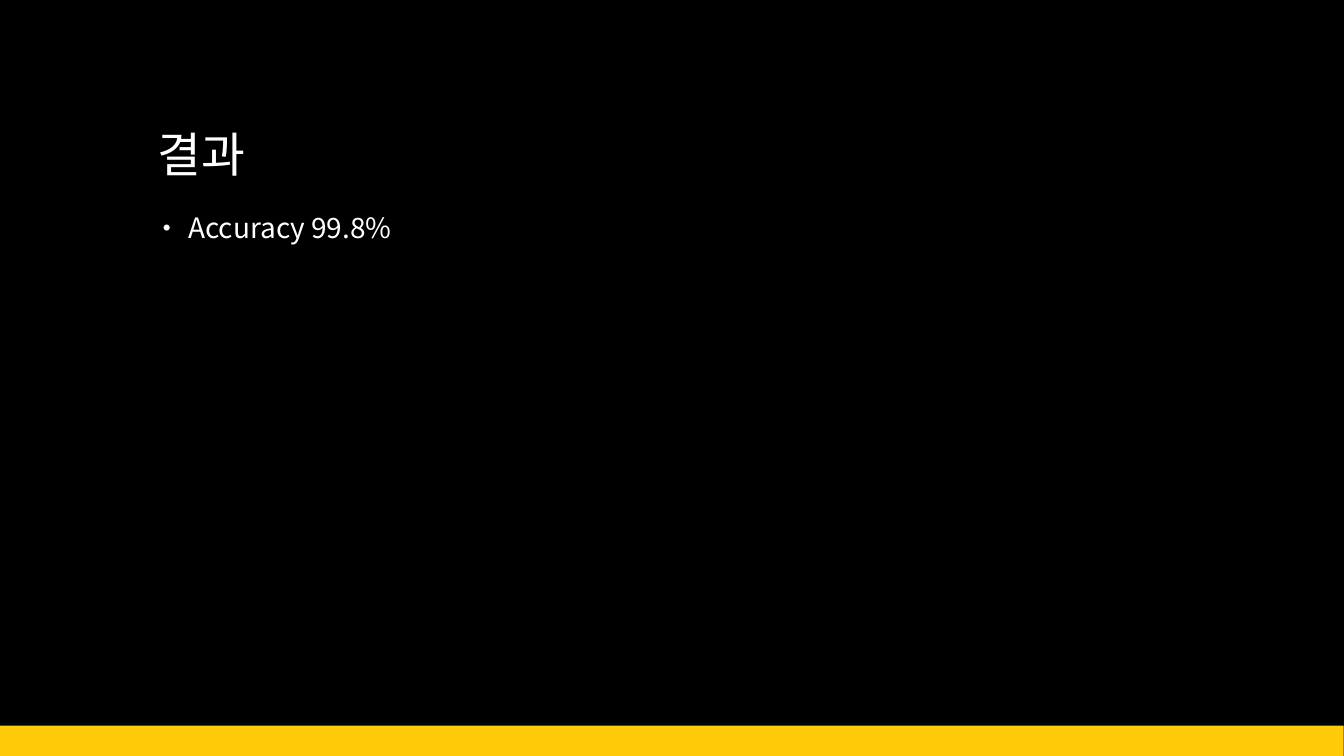
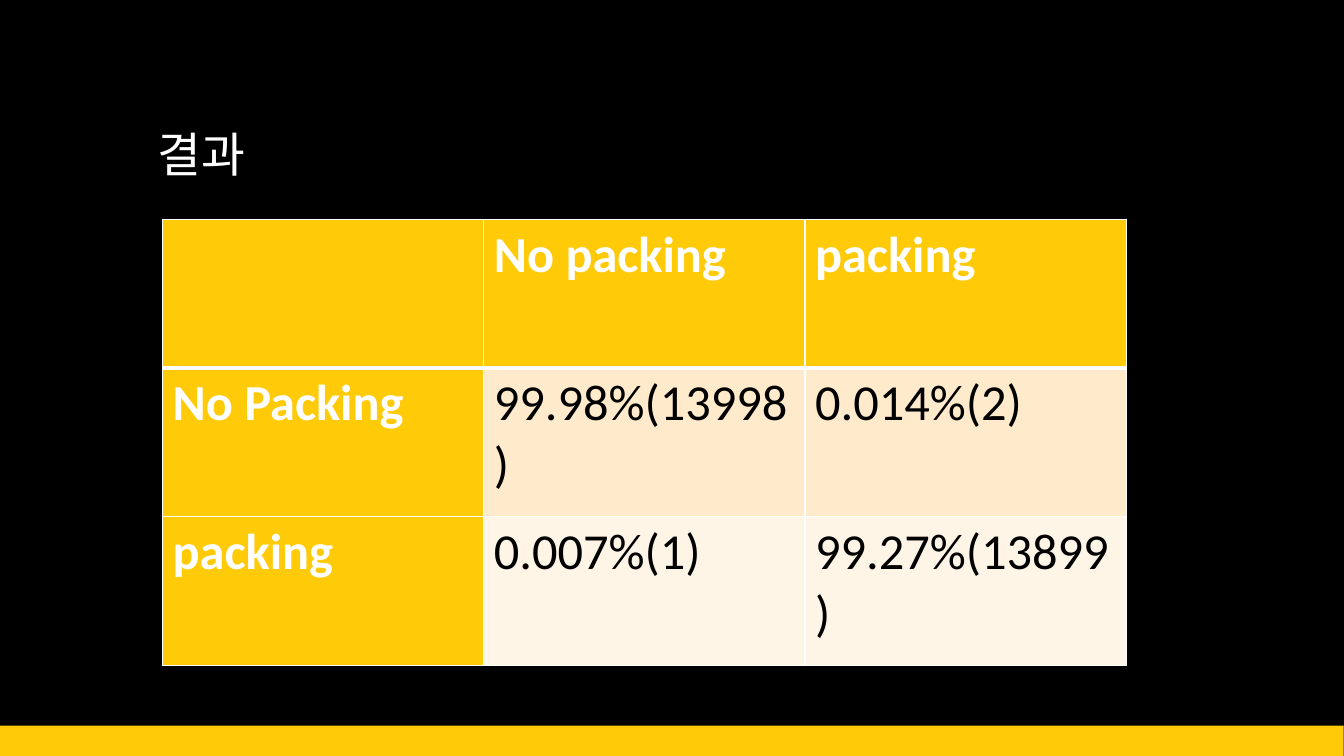
Before and after one commit to inchency/MachinLearingTermProject, a slide deck: slide 11 of result/06월12일(Packing Detection).pptx (slide 13 before the commit). Drawn at 1344x756 pixels with LibreOffice and Linux fonts; fonts in the diff are those of the drawing. Boxes give left, top, right and bottom in pixels: in the first picture for what was removed or moved away, otherwise in the second. Text is boxed around its words. In the diff, an @@ line names an element or a change of style, - is before the commit and + after.

```diff
--- a/result/06월12일(Packing Detection).pptx
+++ b/result/06월12일(Packing Detection).pptx
@@ table added at [162,219,1127,665], 3 rows, 3 columns @@
+ | No packing | packing
+No Packing | 99.98%(13998) | 0.014%(2)
+packing | 0.007%(1) | 99.27%(13899)
@@ text removed at [188,217,391,245] @@
-• Accuracy 99.8%
```
Also in this commit, not shown: 1 slide added, 1 other file.
